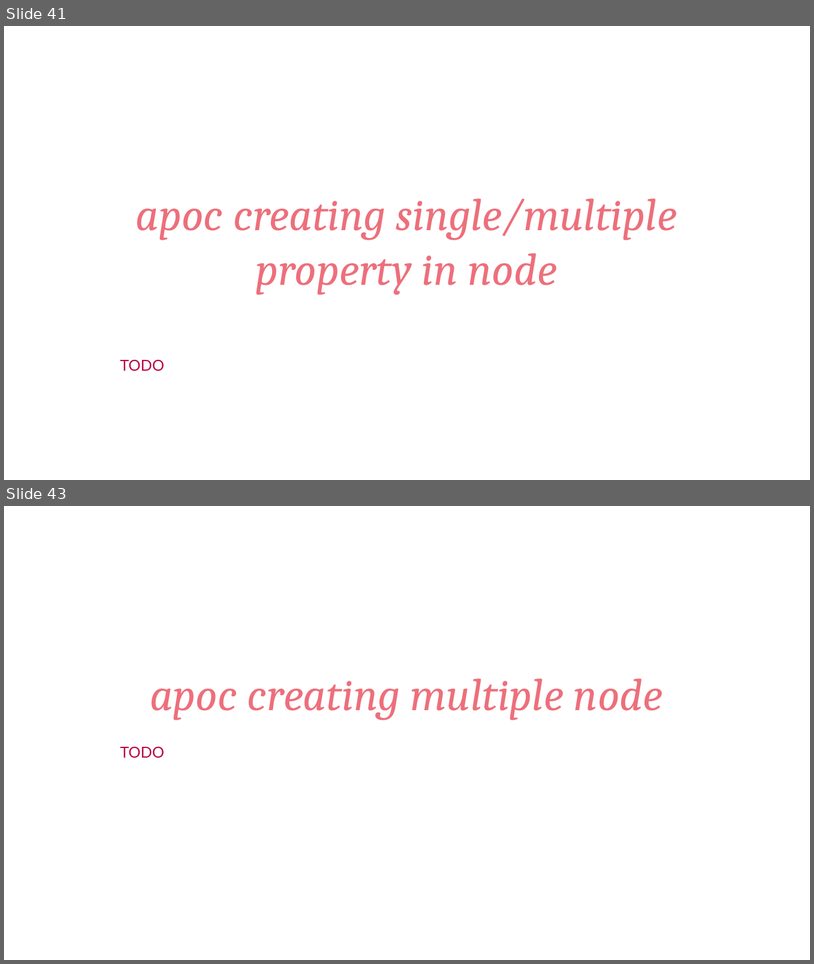
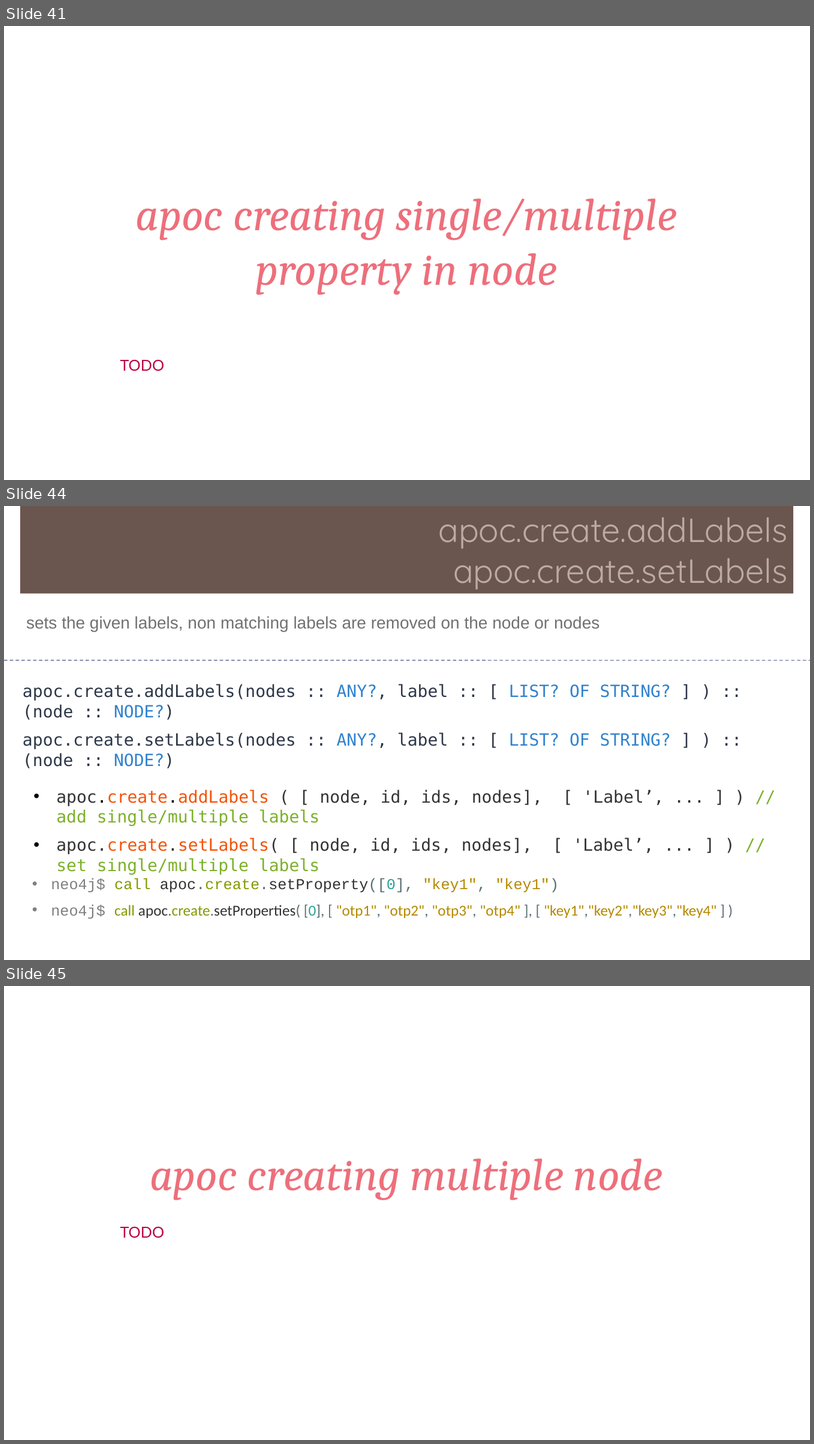
Before and after one commit to Saleel-Bagde/PPT-s, a slide deck: Neo4j.pptx. Shown one above the other, each under a label of ours: slides 41 and 43 before the commit, slides 41, 44 and 45 after it; the slides between them are not shown. The pictures are 814x964 and 814x1444 pixels, drawn with LibreOffice and Linux fonts; fonts in the diff are those of the drawing. Boxes give left, top, right and bottom in pixels: in the first picture for what was removed or moved away, otherwise in the second. Text is boxed around its words. In the diff, an @@ line names an element or a change of style, - is before the commit and + after.

```diff
--- a/Neo4j.pptx
+++ b/Neo4j.pptx
@@ slide 44 added at [4, 506, 810, 960], background #FFFFFF @@
@@ rectangle added at [20, 506, 794, 594], fill #6A5650, 40 pt, text #BCABA5 @@
+apoc.create.addLabels
+apoc.create.setLabels
@@ text added at [26, 616, 600, 631], 20 pt, text #717172 @@
+sets the given labels, non matching labels are removed on the node or nodes
@@ line added from (4, 660) to (810, 660), #6E78A0 0.99 pt dashed @@
@@ text added at [23, 684, 671, 768], 20 pt, text #2D3748 @@
+apoc.create.addLabels(nodes :: ANY?, label :: [ LIST? OF STRING? ] ) :: (node :: NODE?)
+apoc.create.setLabels(nodes :: ANY?, label :: [ LIST? OF STRING? ] ) :: (node :: NODE?)
@@ text added at [56, 789, 543, 874], 20 pt, text #333333 @@
+• apoc.create.addLabels ( [ node, id, ids, nodes], [ 'Label’, ... ] ) // add single/multiple labels
+• apoc.create.setLabels( [ node, id, ids, nodes], [ 'Label’, ... ] ) // set single/multiple labels
@@ text added at [51, 877, 717, 918], 18 pt, text #B58900 @@
+• neo4j$ call apoc.create.setProperty([0], "key1", "key1")
+• neo4j$ call apoc.create.setProperties( [0], [ "otp1", "otp2", "otp3", "otp4" ], [ "key1","key2","key3","key4" ] )
@@ what was slide 43 is now slide 45 @@
```
Also in this commit, not shown: 3 slides changed, 1 other slide added.
